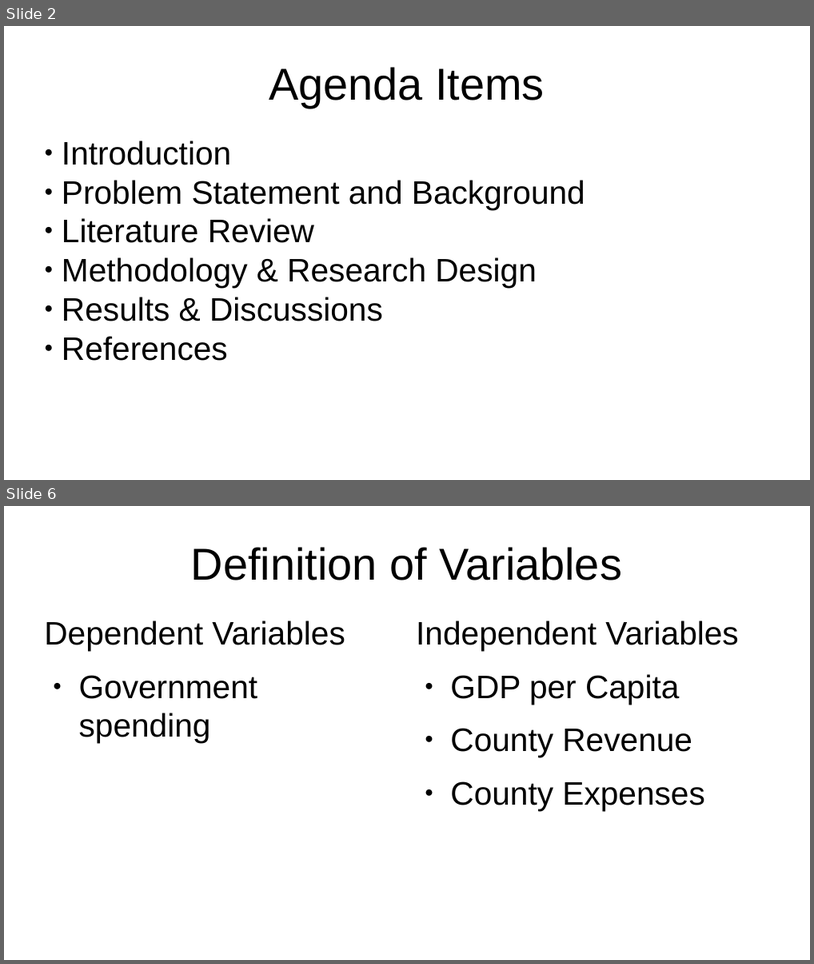
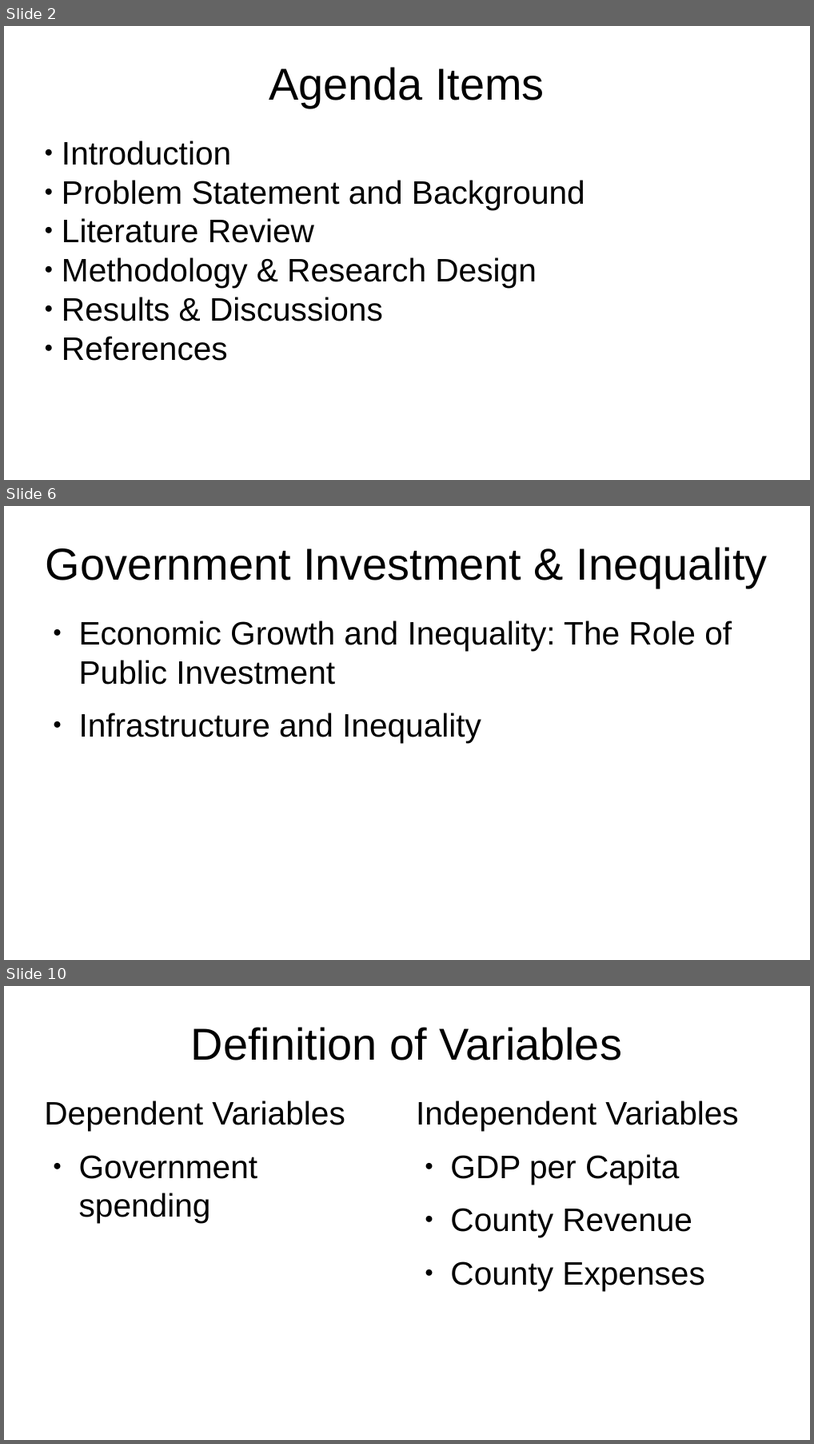
Before and after one commit to vicky-playground/EHR-GDP, a slide deck: does_gdp_impact_health_information_technology_investment.odp. Shown one above the other, each under a label of ours: slides 2 and 6 before the commit, slides 2, 6 and 10 after it; the slides between them are not shown. The pictures are 814x964 and 814x1444 pixels, drawn with LibreOffice and Linux fonts; fonts in the diff are those of the drawing. Boxes give left, top, right and bottom in pixels: in the first picture for what was removed or moved away, otherwise in the second. Text is boxed around its words. In the diff, an @@ line names an element or a change of style, - is before the commit and + after.

```diff
--- a/does_gdp_impact_health_information_technology_investment.odp
+++ b/does_gdp_impact_health_information_technology_investment.odp
@@ slide 6 added at (4, 506, 810, 960), background #FFFFFF @@
@@ title added at (46, 547, 768, 588), 44 pt, text #000000 @@
+Government Investment & Inequality
@@ text added at (79, 620, 732, 743), 32 pt, text #000000 @@
+● Economic Growth and Inequality: The Role of Public Investment
+● Infrastructure and Inequality
@@ what was slide 6 is now slide 10 @@
```
Also in this commit, not shown: 3 slides changed, 4 other slides added, 1 slide removed, 3 other files.
